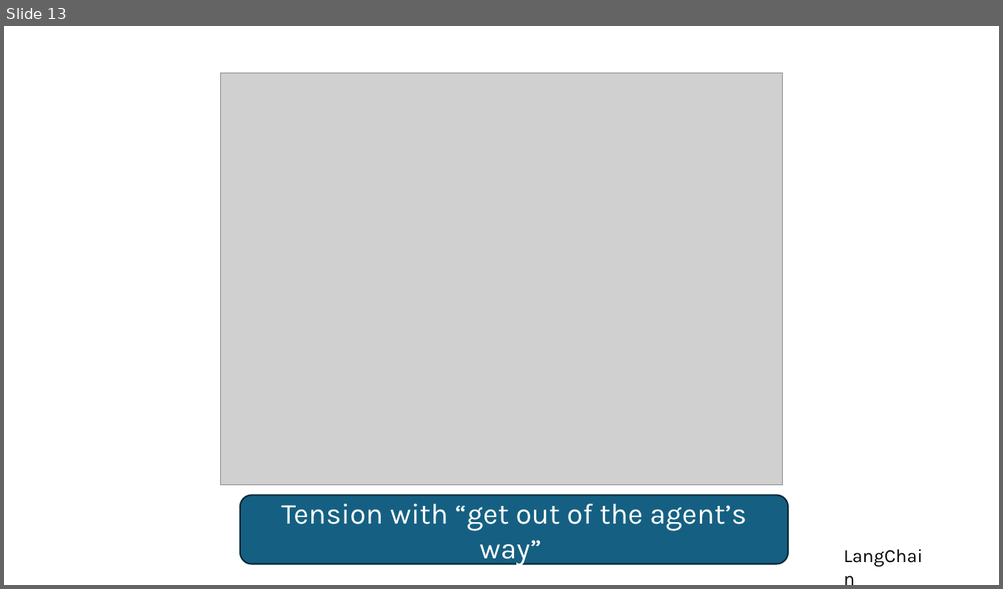
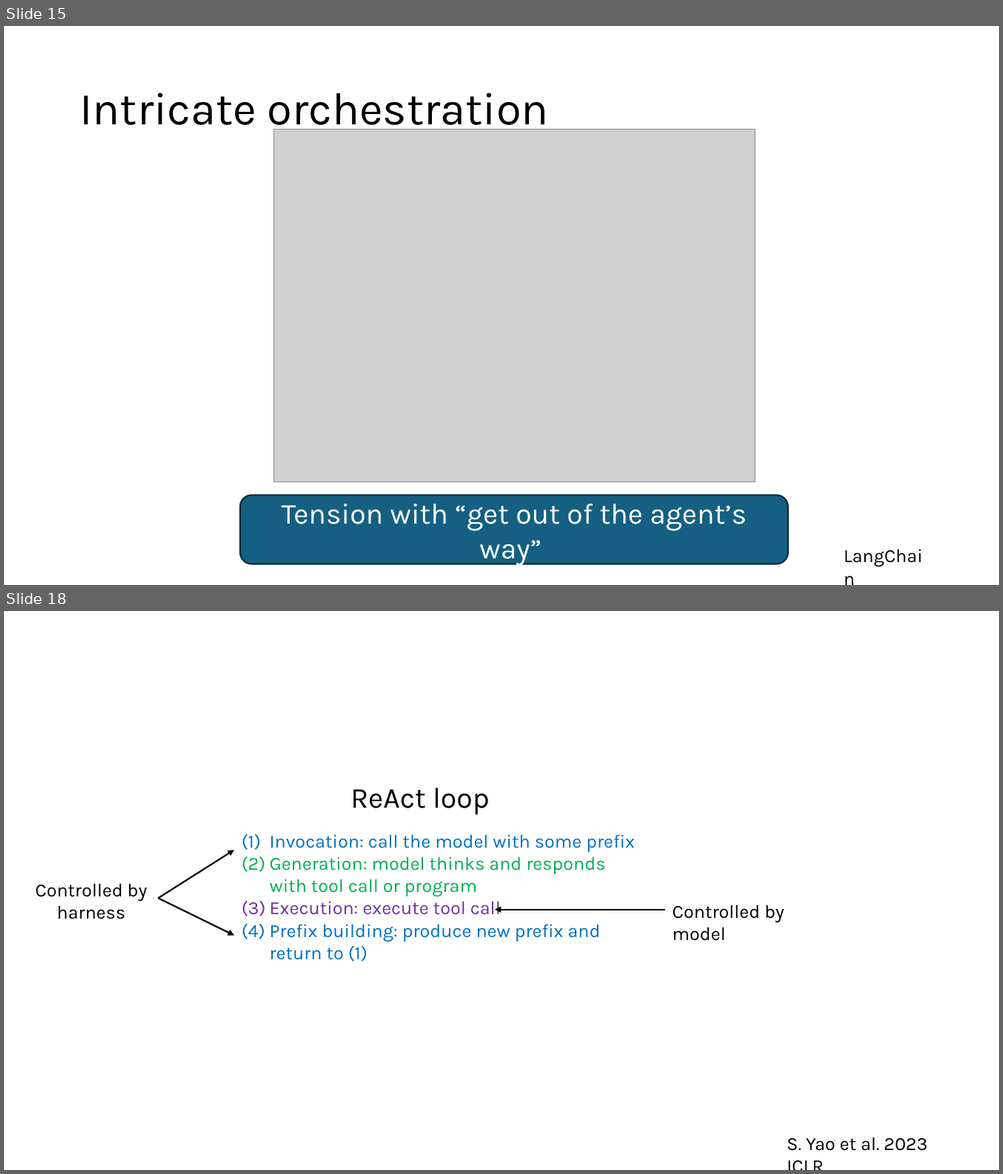
Before and after one commit to lukejoconnor/spell, a slide deck: writeup/spell-slides-030926.pptx. Shown one above the other, each under a label of ours: slide 13 before the commit, slides 15 and 18 after it; the slides between them are not shown. The pictures are 1003x589 and 1003x1174 pixels, drawn with LibreOffice and Linux fonts; fonts in the diff are those of the drawing; grey boxes stand for pictures. Boxes give left, top, right and bottom in pixels: in the first picture for what was removed or moved away, otherwise in the second. Text is boxed around its words. In the diff, an @@ line names an element or a change of style, - is before the commit and + after.

```diff
--- a/writeup/spell-slides-030926.pptx
+++ b/writeup/spell-slides-030926.pptx
@@ slide 18 added at (4,611,999,1170), background #FFFFFF @@
@@ text added at (350,788,489,815), 28 pt, text #000000 @@
+ReAct loop
@@ arrow added from (159, 898) to (234, 851), #000000 1.5 pt @@
@@ text added at (270,834,634,962), 18 pt, text #0070C0 @@
+(1) Invocation: call the model with some prefix
+(2) Generation: model thinks and responds with tool call or program
+(3) Execution: execute tool call
+(4) Prefix building: produce new prefix and return to (1)
@@ text added at (35,883,148,920), 18 pt, text #000000 @@
+Controlled by harness
@@ arrow added from (159, 898) to (234, 936), #000000 1.5 pt @@
@@ arrow added from (665, 909) to (495, 909), #000000 1.5 pt @@
@@ text added at (672,905,784,941), 18 pt, text #000000 @@
+Controlled by model
@@ text added at (786,1137,928,1151), 18 pt, text #000000 @@
+S. Yao et al. 2023 ICLR
@@ what was slide 13 is now slide 15 @@
@@ slide 15 changed as well @@
@@ title added at (79,93,549,136), 44 pt, text #000000 @@
+Intricate orchestration
@@ picture: place and size @@
-picture at (220,73,782,486)
+picture at (274,130,754,483)
```
Also in this commit, not shown: 10 other slides changed, 23 other slides added, 1 slide removed, 10 other files.
